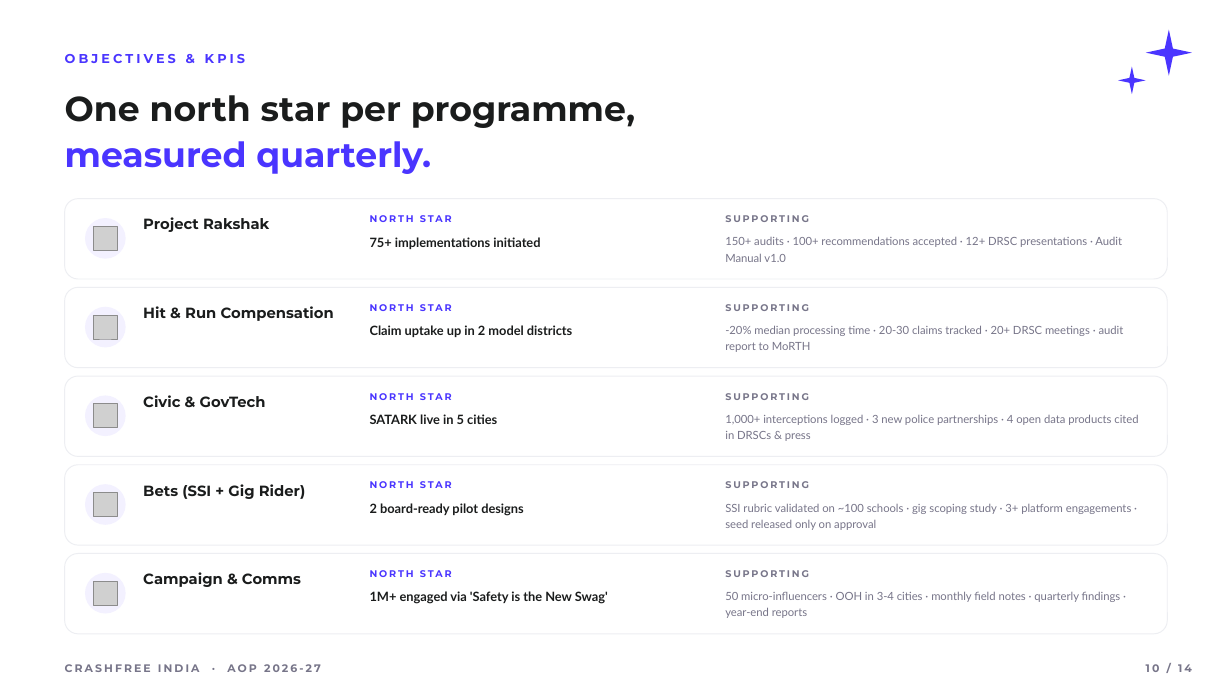
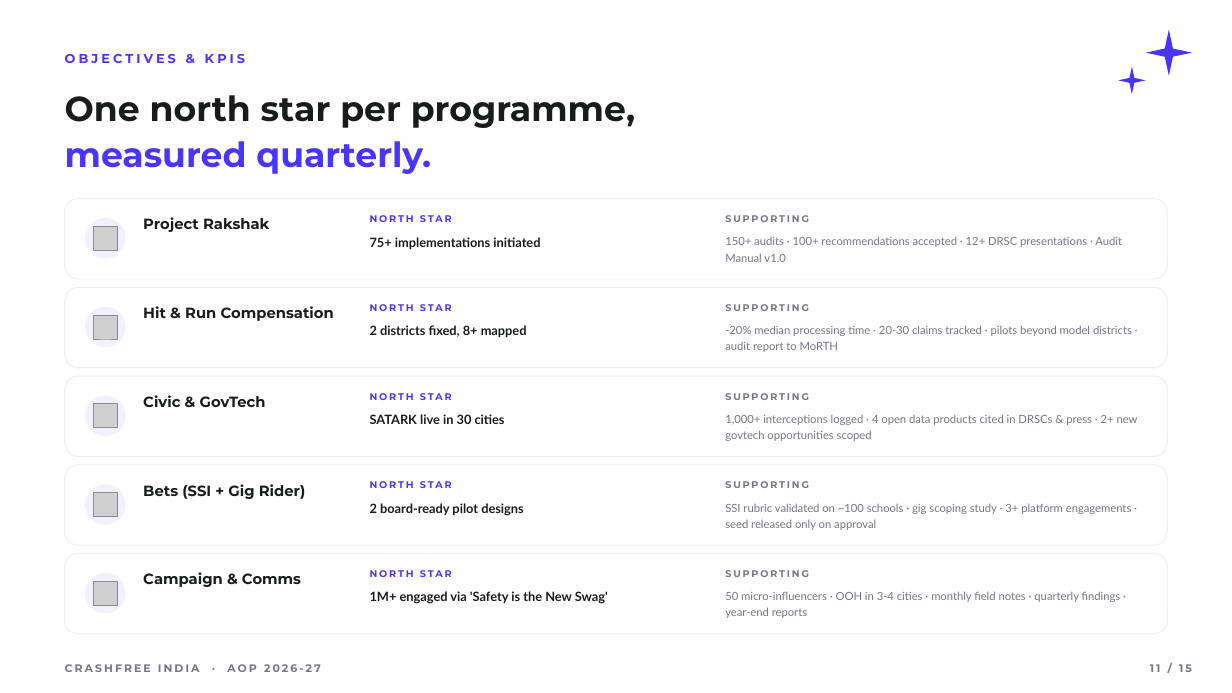
Before and after one commit to akhtar-cfi/personal-random-builds, a slide deck: slide 11 of aop-2026-27/CFI_AOP_2026-27.pptx (slide 10 before the commit). Drawn at 1232x693 pixels with LibreOffice and Linux fonts; fonts in the diff are those of the drawing; grey boxes stand for pictures. Boxes give left, top, right and bottom in pixels: in the first picture for what was removed or moved away, otherwise in the second. Text is boxed around its words. In the diff, an @@ line names an element or a change of style, - is before the commit and + after.

```diff
--- a/aop-2026-27/CFI_AOP_2026-27.pptx
+++ b/aop-2026-27/CFI_AOP_2026-27.pptx
@@ text at (370, 325, 527, 337): text changed @@
-Claim uptake up in 2 model districts
+2 districts fixed, 8+ mapped
@@ text at (725, 325, 1132, 352): text changed @@
--20% median processing time · 20-30 claims tracked · 20+ DRSC meetings · audit report to MoRTH
+-20% median processing time · 20-30 claims tracked · pilots beyond model districts · audit report to MoRTH
@@ text at (370, 414, 505, 424): text changed @@
-SATARK live in 5 cities
+SATARK live in 30 cities
@@ text at (725, 414, 1138, 441): text changed @@
-1,000+ interceptions logged · 3 new police partnerships · 4 open data products cited in DRSCs & press
+1,000+ interceptions logged · 4 open data products cited in DRSCs & press · 2+ new govtech opportunities scoped
@@ text at (1150, 664, 1192, 672): text changed @@
-10 / 14
+11 / 15
```
Also in this commit, not shown: 12 other slides changed, 1 slide added, 5 other files.
